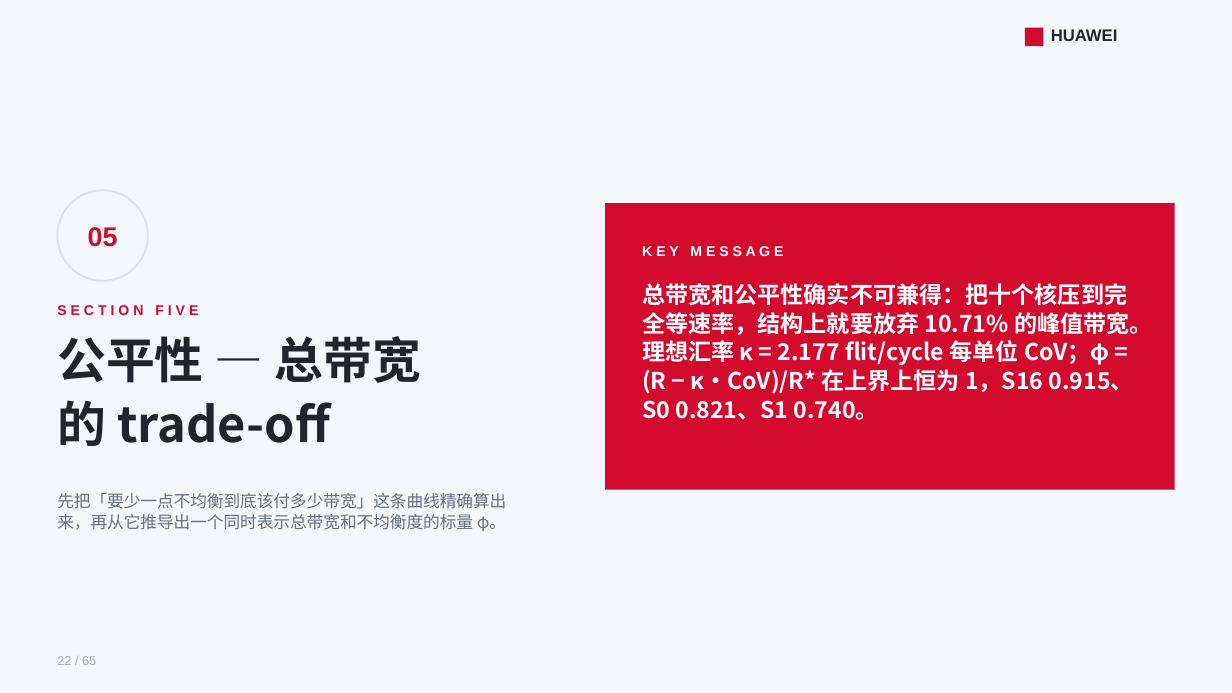
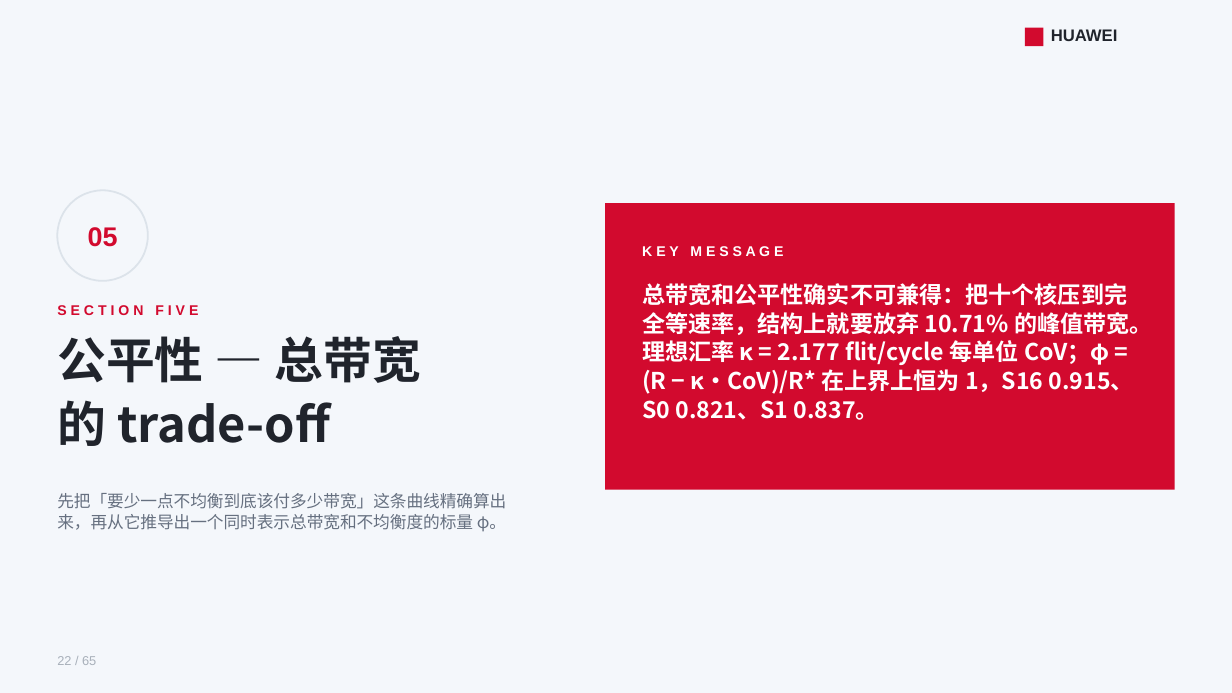
Before and after one commit to lukebest/booksim2, a slide deck: slide 22 of ppt/ring2-write-fairness.pptx. Drawn at 1232x693 pixels with LibreOffice and Linux fonts; fonts in the diff are those of the drawing. Boxes give left, top, right and bottom in pixels: in the first picture for what was removed or moved away, otherwise in the second. Text is boxed around its words. In the diff, an @@ line names an element or a change of style, - is before the commit and + after.

```diff
--- a/ppt/ring2-write-fairness.pptx
+++ b/ppt/ring2-write-fairness.pptx
@@ text at (642,283,1153,420): text changed @@
-总带宽和公平性确实不可兼得：把十个核压到完全等速率，结构上就要放弃 10.71% 的峰值带宽。理想汇率 κ = 2.177 flit/cycle 每单位 CoV；φ = (R − κ·CoV)/R* 在上界上恒为 1，S16 0.915、S0 0.821、S1 0.740。
+总带宽和公平性确实不可兼得：把十个核压到完全等速率，结构上就要放弃 10.71% 的峰值带宽。理想汇率 κ = 2.177 flit/cycle 每单位 CoV；φ = (R − κ·CoV)/R* 在上界上恒为 1，S16 0.915、S0 0.821、S1 0.837。
```
Also in this commit, not shown: 12 other slides changed, 18 other files.
